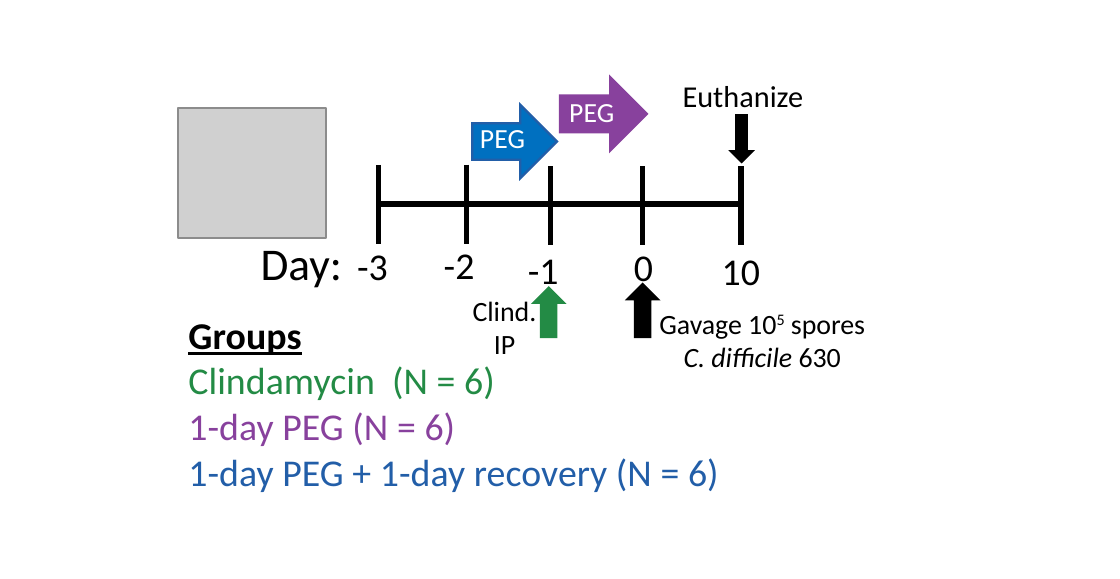
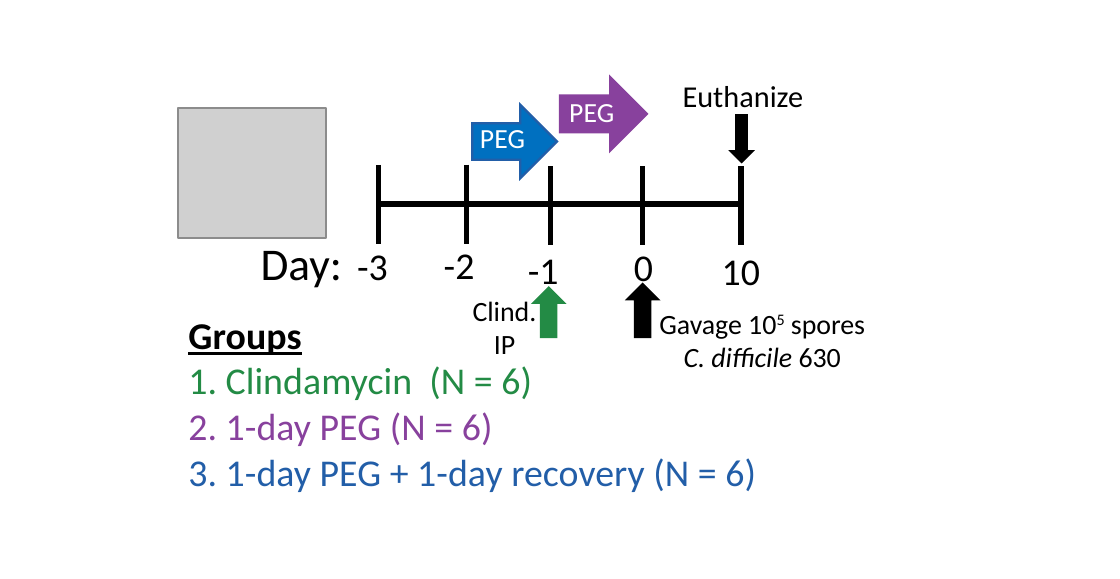
Before and after one commit to SchlossLab/Tomkovich_PEG3350_mSphere_2021, a slide deck: slide 1 of results/figures/1_Day_PEG_Schematic.pptx. Drawn at 1120x579 pixels with LibreOffice and Linux fonts; fonts in the diff are those of the drawing; grey boxes stand for pictures. Boxes give left, top, right and bottom in pixels: in the first picture for what was removed or moved away, otherwise in the second. Text is boxed around its words. In the diff, an @@ line names an element or a change of style, - is before the commit and + after.

```diff
--- a/results/figures/1_Day_PEG_Schematic.pptx
+++ b/results/figures/1_Day_PEG_Schematic.pptx
@@ text at [188,366,756,492]: text changed @@
-Clindamycin (N = 6)
-1-day PEG (N = 6)
-1-day PEG + 1-day recovery (N = 6)
+1. Clindamycin (N = 6)
+2. 1-day PEG (N = 6)
+3. 1-day PEG + 1-day recovery (N = 6)
```
Also in this commit, not shown: 13 other files.
